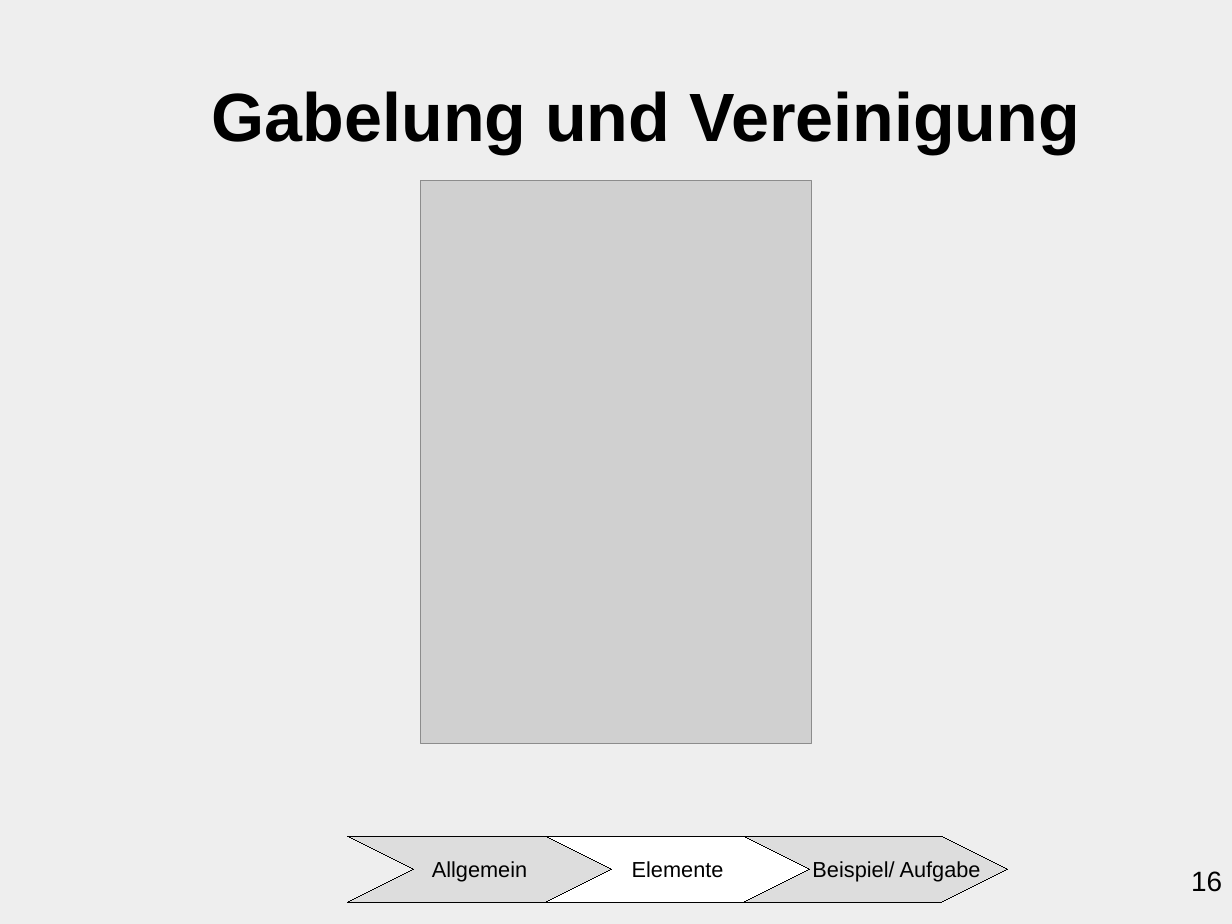
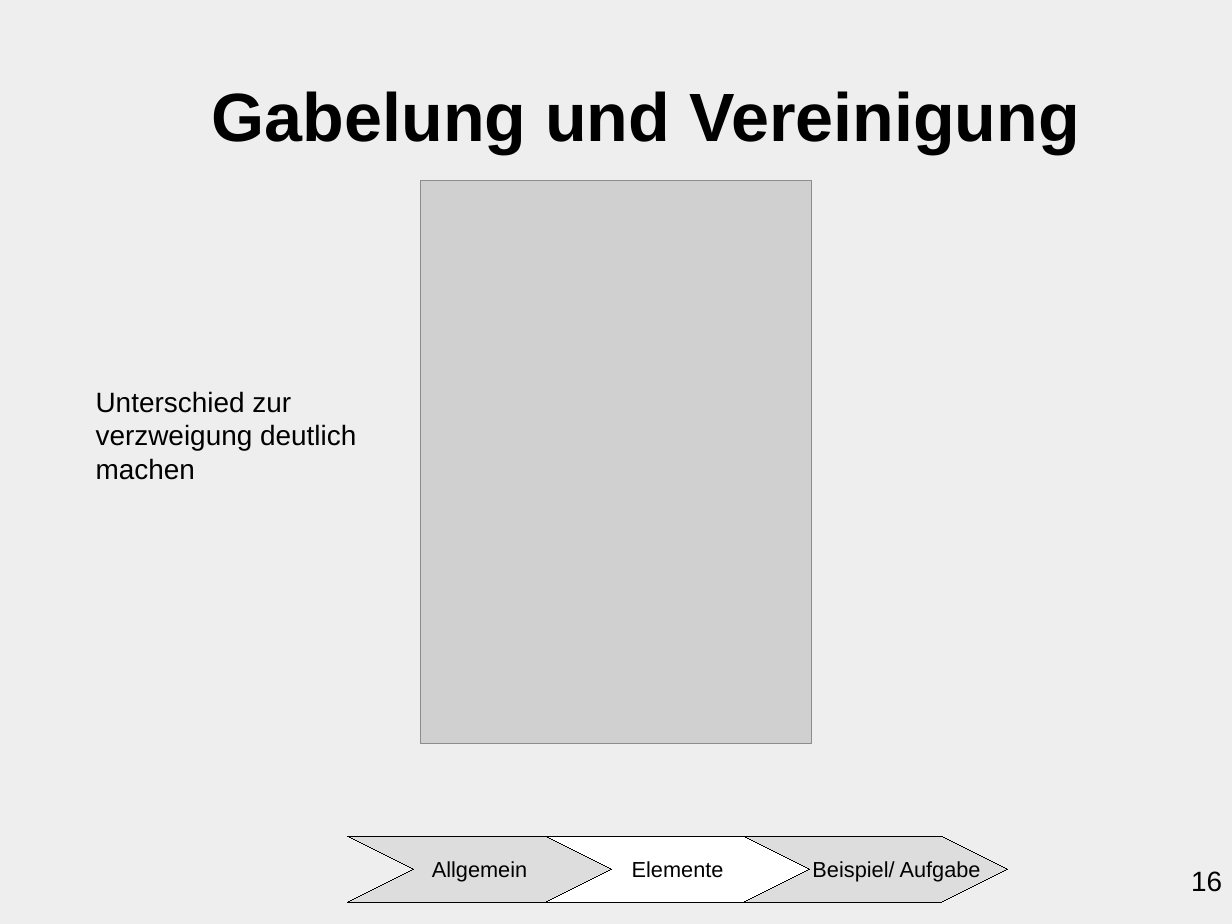
Before and after one commit to ChristianMarzianGithub/VortragAktivitaetsdiagramm, a slide deck: slide 16 of Präsentation Aktivitätsdiagramm/main/AktivitaetsdiagrammCM.odp. Drawn at 1232x924 pixels with LibreOffice and Linux fonts; fonts in the diff are those of the drawing; grey boxes stand for pictures. Boxes give left, top, right and bottom in pixels: in the first picture for what was removed or moved away, otherwise in the second. Text is boxed around its words. In the diff, an @@ line names an element or a change of style, - is before the commit and + after.

```diff
--- a/Präsentation Aktivitätsdiagramm/main/AktivitaetsdiagrammCM.odp
+++ b/Präsentation Aktivitätsdiagramm/main/AktivitaetsdiagrammCM.odp
@@ text added at <box>96,391,356,480</box>, 18 pt, text #000000 @@
+Unterschied zur
+verzweigung deutlich
+machen
```
Also in this commit, not shown: 11 other slides changed.
